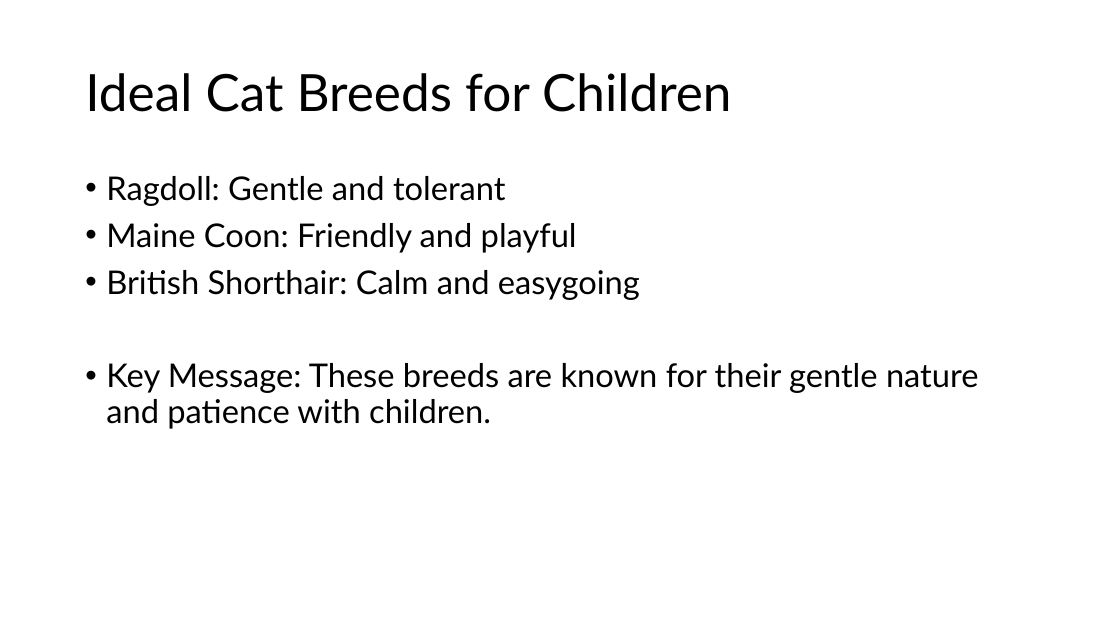
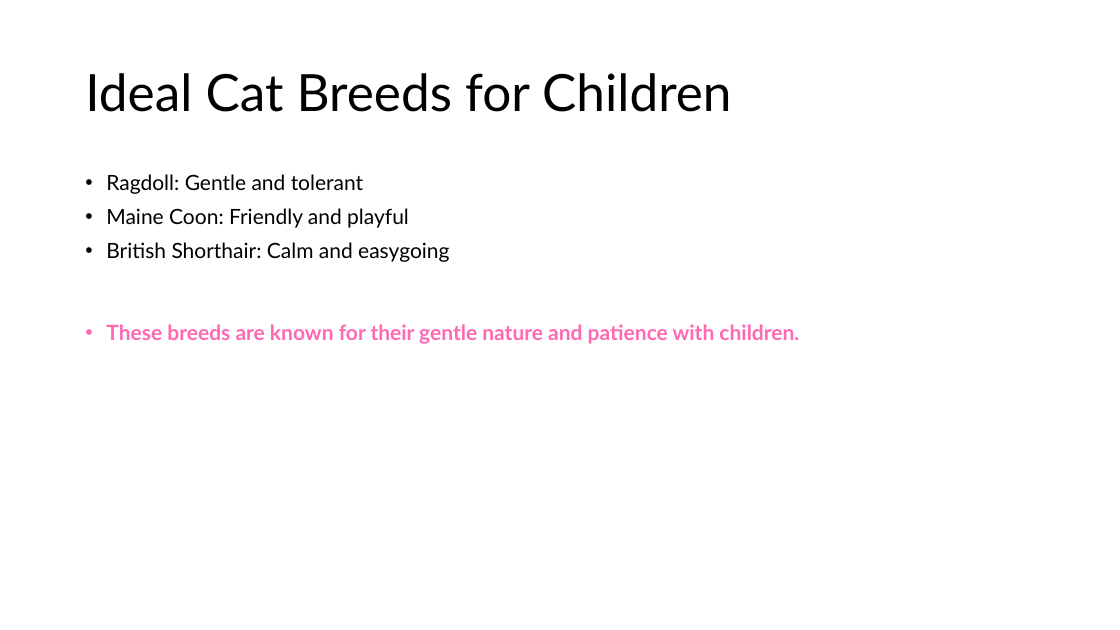
Before and after one commit to drubaga/SlideAI, a slide deck: slide 4 of output/Cats:_Companions_for_Children_and_Elderly_Dogs.pptx. Drawn at 1120x630 pixels with LibreOffice and Linux fonts; fonts in the diff are those of the drawing. Boxes give left, top, right and bottom in pixels: in the first picture for what was removed or moved away, otherwise in the second. Text is boxed around its words. In the diff, an @@ line names an element or a change of style, - is before the commit and + after.

Commit message:
feat(pptx): add intro slide with title/date, styled thank-you slide, and improved color formatting

```diff
--- a/output/Cats:_Companions_for_Children_and_Elderly_Dogs.pptx
+++ b/output/Cats:_Companions_for_Children_and_Elderly_Dogs.pptx
@@ text at [106,174,449,262]: size 28 to 18 pt in "Ragdoll: Gentle and tolerant", "Maine Coon: Friendly and playful", "British Shorthair: Calm and easygoing" @@
@@ text at [106,324,799,344]: text changed; size 28 to 18 pt; text colour #000000 to #FF69B4; bold on @@
-• Key Message: These breeds are known for their gentle nature and patience with children.
+• These breeds are known for their gentle nature and patience with children.
```
Also in this commit, not shown: 10 other slides changed, 1 slide added, 1 slide removed, 4 other files.
